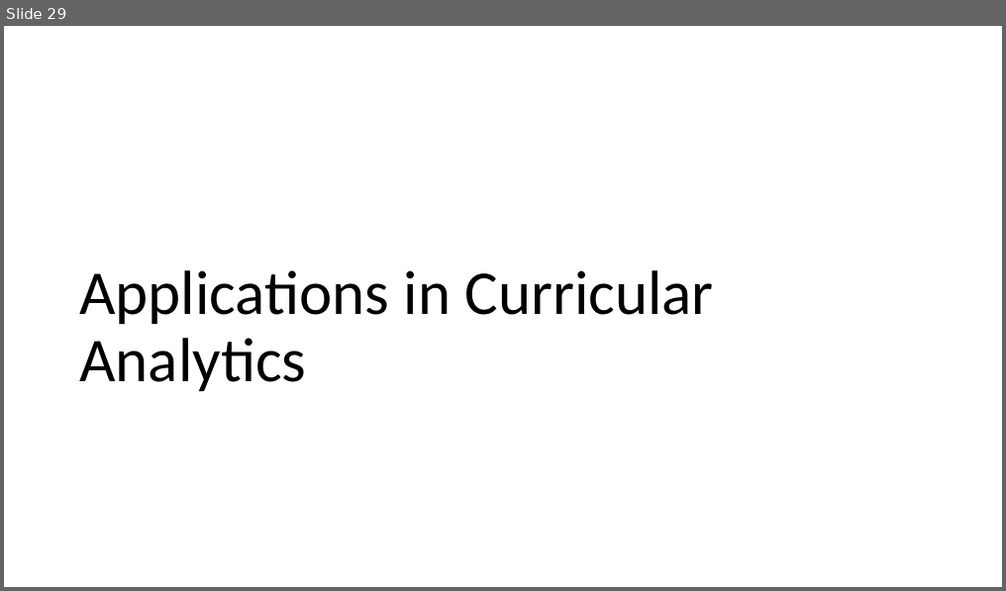
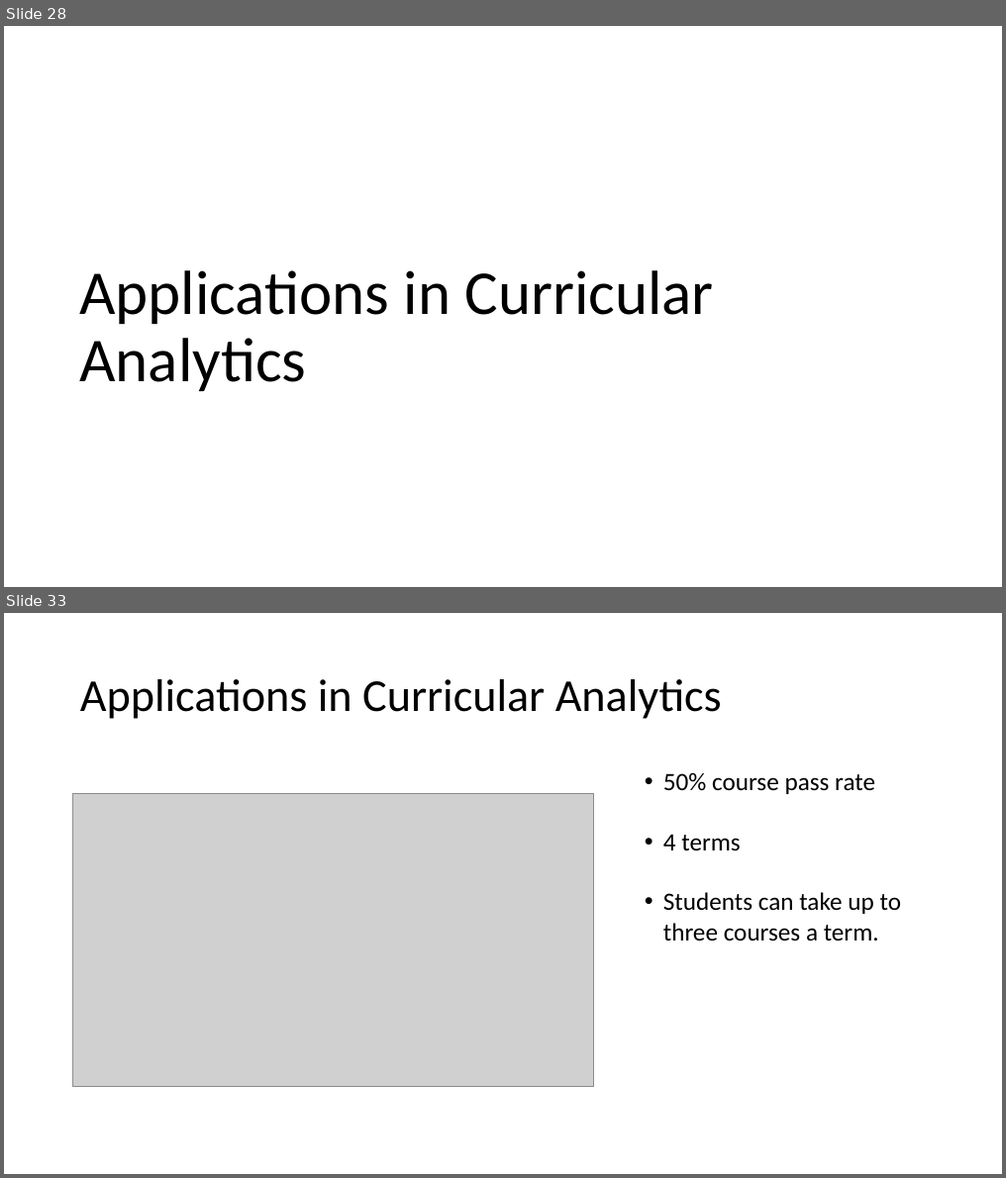
Before and after one commit to M-S-H/thesis, a slide deck: Defense.pptx. Shown one above the other, each under a label of ours: slide 29 before the commit, slides 28 and 33 after it; the slides between them are not shown. The pictures are 1006x591 and 1006x1178 pixels, drawn with LibreOffice and Linux fonts; fonts in the diff are those of the drawing; grey boxes stand for pictures. Boxes give left, top, right and bottom in pixels: in the first picture for what was removed or moved away, otherwise in the second. Text is boxed around its words. In the diff, an @@ line names an element or a change of style, - is before the commit and + after.

```diff
--- a/Defense.pptx
+++ b/Defense.pptx
@@ slide 33 added at bbox=[4, 613, 1002, 1174], background #FFFFFF @@
@@ title added at bbox=[80, 679, 722, 719], 44 pt, text #000000 @@
+Applications in Curricular Analytics
@@ text added at bbox=[663, 773, 901, 942], 24 pt, text #000000 @@
+• 50% course pass rate
+• 4 terms
+• Students can take up to three courses a term.
@@ picture added at bbox=[73, 794, 594, 1087] @@
@@ what was slide 29 is now slide 28 @@
```
Also in this commit, not shown: 1 slide changed, 20 other slides added, 1 slide removed, 6 other files.
